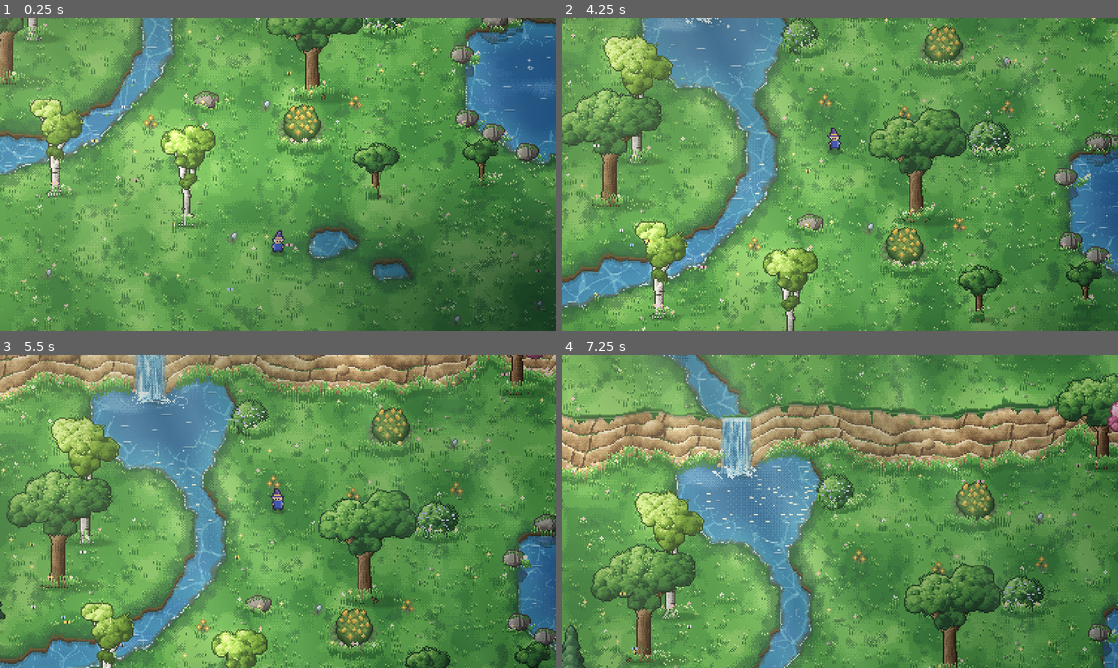
Above: before the commit, frames 1-4 (two rows, left to right).
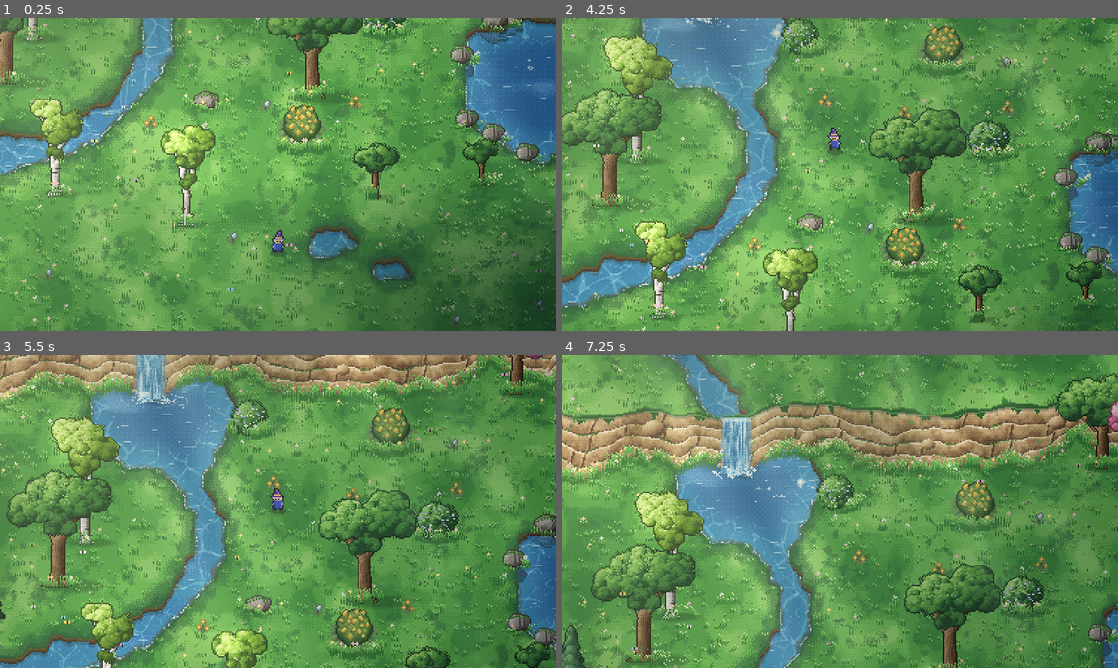
Above: after the commit, the same moments.

Repository: OMEN-2778/Verdelia
Game: Godot game, scene res://scenes/water_demo.tscn
The game is run twice, just before and just after one commit, with the same random seed, the same clock (stepped at 60 frames per second) and the same inputs. This scene is started directly instead of the project's main scene.
Inputs:
- Up to frame 1 (0.25 s): no input
- Up to frame 2 (4.25 s): no input
- Up to frame 3 (5.5 s): no input
- Up to frame 4 (7.25 s): no input

The runs differ from the first frame. In frame 2, 0.1% of the frame differs, in the area x 31-40%, y 0-57%; in frame 3, less than 0.1%; in frame 4, 0.2%, in the area x 25-47%, y 32-63%.

Commit message:
Turn the sun glitter into a sparkling path down the screen
A column hanging from the top of the screen at sun_x, wide and bright near
the sun and narrowing below, with wavering edges, lit wave crests and round
flickering sparkles (white cores, halos, star points) that thin out away
from its centre line.

Co-Authored-By: Claude Opus 5.5 <noreply@anthropic.com>
Claude-Session: https://claude.ai/code/session_01Y3QepJTJgk9rCJ93wTDK78

Diff:
--- a/world/water/water.gdshader
+++ b/world/water/water.gdshader
@@ -51,11 +51,15 @@
 uniform float ring_size = 9.0;  // px, widest ring
 
 group_uniforms sun;
-uniform vec2 sun_center = vec2(0.5, 0.46);  // on screen (0..1): the glitter stays here as the camera moves
-uniform vec2 sun_radius = vec2(0.3, 0.24);  // size of the glittering patch, in screen fractions
-uniform float sun_glitter : hint_range(0.0, 1.0) = 0.7;
-uniform vec4 sun_color : source_color = vec4(1.0, 0.973, 0.851, 1.0);
-uniform vec4 sun_sheen : source_color = vec4(0.416, 0.682, 0.839, 1.0);  // water brightened by the sun
+uniform float sun_x : hint_range(0.0, 1.0) = 0.5;  // column position across the screen; it stays here as the camera moves
+uniform float sun_length : hint_range(0.1, 1.0) = 0.9;  // how far down the screen the column reaches
+uniform vec2 sun_width = vec2(0.17, 0.05);  // column half-width at the top and at the bottom, in screen widths
+uniform float sun_glitter : hint_range(0.0, 1.0) = 0.85;
+uniform float sparkle_density : hint_range(0.0, 1.0) = 0.9;
+uniform vec4 sun_color : source_color = vec4(1.0, 0.988, 0.933, 1.0);  // sparkle cores
+uniform vec4 sun_halo : source_color = vec4(0.749, 0.886, 0.949, 1.0);  // soft light around them
+uniform vec4 sun_core : source_color = vec4(0.698, 0.863, 0.941, 1.0);  // water right under the sun
+uniform vec4 sun_sheen : source_color = vec4(0.400, 0.667, 0.835, 1.0);  // water lit by the sun
 
 group_uniforms caustics;
 uniform float caustic_strength : hint_range(0.0, 1.0) = 0.8;
@@ -169,6 +173,52 @@
 	return acc;
 }
 
+// Strength of the sun's glitter path at a pixel (0..1): a column hanging from the top of the
+// screen at sun_x, wide and strong near the top, narrowing and fading downwards, edges wavering.
+float sun_path(vec2 pix, vec2 suv, float t) {
+	float v = suv.y / sun_length;
+	if (v > 1.0) return 0.0;
+	float wob = (vnoise(vec2(pix.y * 0.8, t * 6.0), 9.0) - 0.5) * 0.05 + (vnoise(vec2(pix.y, 40.0 + t * 3.0), 3.0) - 0.5) * 0.02;
+	float half_w = mix(sun_width.x, sun_width.y, pow(v, 0.8));
+	float dx = (suv.x - sun_x + wob) / half_w;
+	float across = exp(-dx * dx * 1.6);
+	float along = mix(1.0, 0.3, v) * (1.0 - smoothstep(0.75, 1.0, v));
+	return clamp(across * along * sun_glitter, 0.0, 1.0);
+}
+
+// Round sun sparkles: each one swells and dies in a moment. Big ones (only in the bright path)
+// have a white core, a soft halo and four short star points; small ones are a single bright
+// pixel, which also turn up sparsely outside the path. 1 = core, 0.5 = inner glow, 0.2 = halo.
+float sun_sparkles(vec2 pix, float path, float t) {
+	float best = 0.0;
+	vec2 cs = vec2(7.0, 5.0);
+	vec2 base = floor(pix / cs);
+	for (int y = -1; y <= 1; y++) {
+		for (int x = -1; x <= 1; x++) {
+			vec2 cell = base + vec2(float(x), float(y));
+			float phase = t * (1.4 + hash(cell + 3.3) * 1.6) + hash(cell + 8.1) * 9.0;
+			vec2 id = cell + floor(phase) * 13.7;
+			float roll = hash(id + 0.4);
+			float chance = path * (0.25 + path) * sparkle_density + 0.004;
+			if (roll > chance) continue;
+			float env = sin(3.14159 * fract(phase));
+			vec2 c = floor(cell * cs + 1.0 + hash2(id) * (cs - 2.0));
+			// bigger sparkles where the path is strongest
+			float size = (roll < chance * 0.22 && path > 0.3) ? 2.6 : (roll < chance * 0.55 && path > 0.12) ? 1.4 : 0.5;
+			size *= env;
+			vec2 d = pix - c;
+			float r = length(d);
+			float v = 0.0;
+			if (r <= size * 0.6) v = 1.0;
+			else if (r <= size) v = 0.5;
+			else if (r <= size + 1.3 && size > 1.0) v = 0.2;
+			if (size > 1.6 && env > 0.6 && (d.x == 0.0 || d.y == 0.0) && r <= size + 2.5) v = max(v, 0.5);
+			best = max(best, v);
+		}
+	}
+	return best;
+}
+
 // Sun glints: tiny stars that flare and die, gathered in slowly wandering patches of glitter.
 float glint(vec2 pix, float t) {
 	vec2 cell = floor(pix / 5.0);
@@ -289,18 +339,27 @@
 		float gl = rim > 0.8 ? glint(pix, t) : 0.0;
 		if (gl > 0.0) col = mix(col, glint_color.rgb, gl);
 
-		// the sun on the water: a patch of glitter that stays in the middle of the screen. The
-		// water there is brighter, and wave crests catch the light in flickering dashes.
-		vec2 sd = (SCREEN_UV - sun_center) / sun_radius;
-		float sun = clamp(1.0 - dot(sd, sd), 0.0, 1.0) * sun_glitter * smoothstep(0.4, 0.9, rim);
+		// the sun on the water: a column of glitter running down from the top of the screen
+		// (it stays put as the camera moves). Bright and wide near the sun, narrowing and fading
+		// below; wave crests in it shine as streaks, and round sparkles with halos and star
+		// points flicker along it, thinning out to the odd speck outside.
+		float sun = sun_path(pix, SCREEN_UV, t) * smoothstep(0.4, 0.9, rim);
 		if (sun > 0.0) {
-			if (sun + bay * 0.6 > 0.62) col = mix(col, sun_sheen.rgb, 0.45);
-			float crest = sin(pix.y * 1.4 + vnoise(pix * vec2(0.5, 1.0) + vec2(t * 3.0, 0.0), 6.0) * 7.0 - t * 2.4);
-			vec2 cell = floor((pix + vec2(t * 2.0, 0.0)) / vec2(3.0, 1.0));
-			float fl = hash(cell + floor(t * 7.0 + hash(cell) * 4.0) * 3.7);
-			float k = sun * sun;
-			if (crest > 0.7 && fl < k * 0.32) col = sun_color.rgb;
-			else if (crest > 0.45 && fl < k * 0.16) col = mix(col, sun_color.rgb, 0.5);
+			float sv = sun + bay * 0.45;
+			if (sv > 0.9) col = mix(col, sun_core.rgb, 0.85);
+			else if (sv > 0.6) col = mix(col, sun_core.rgb, 0.45);
+			else if (sv > 0.35) col = mix(col, sun_sheen.rgb, 0.6);
+			else if (sv > 0.18) col = mix(col, sun_sheen.rgb, 0.3);
+			float crest = sin(pix.y * 1.25 + vnoise(pix * vec2(0.35, 1.0) + vec2(t * 2.5, 0.0), 7.0) * 7.0 - t * 2.2);
+			float brk = vnoise(pix * vec2(0.7, 1.0) + vec2(-t * 6.0, 0.0), 3.0);
+			if (crest > 0.9 && brk > 1.0 - sun * 0.45) col = mix(col, sun > 0.6 ? sun_color.rgb : sun_halo.rgb, 0.8);
+			else if (crest > 0.75 && brk > 1.0 - sun * 0.4) col = mix(col, sun_halo.rgb, 0.4);
+		}
+		float sp = sun_sparkles(pix, sun_path(pix, SCREEN_UV, t), t);
+		if (rim > 0.6) {
+			if (sp > 0.75) col = sun_color.rgb;
+			else if (sp > 0.4) col = mix(col, sun_color.rgb, 0.7);
+			else if (sp > 0.0) col = mix(col, sun_halo.rgb, 0.65);
 		}
 
 		COLOR = vec4(col, a);
Binary file changed: docs/art/water-beach.png
Binary file changed: docs/art/water-lake-sun.png
Binary file changed: docs/art/water-pond.png
Binary file changed: docs/art/water-stream.png
Binary file changed: docs/art/water-waterfall.png
Not shown, changed: CHANGELOG.md
Not shown, changed: README.md
Not shown, changed: docs/art/water-demo.mp4
